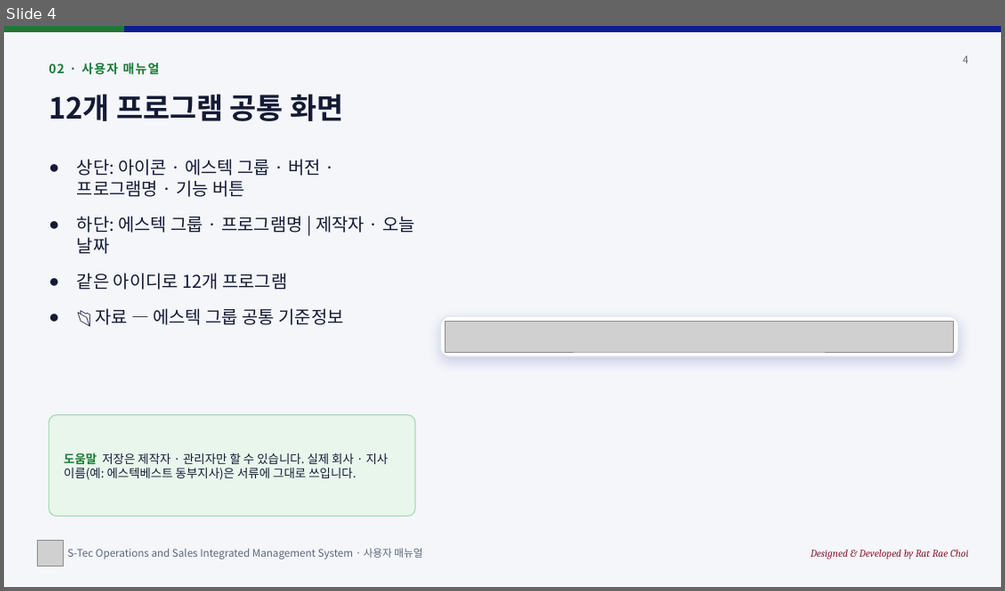
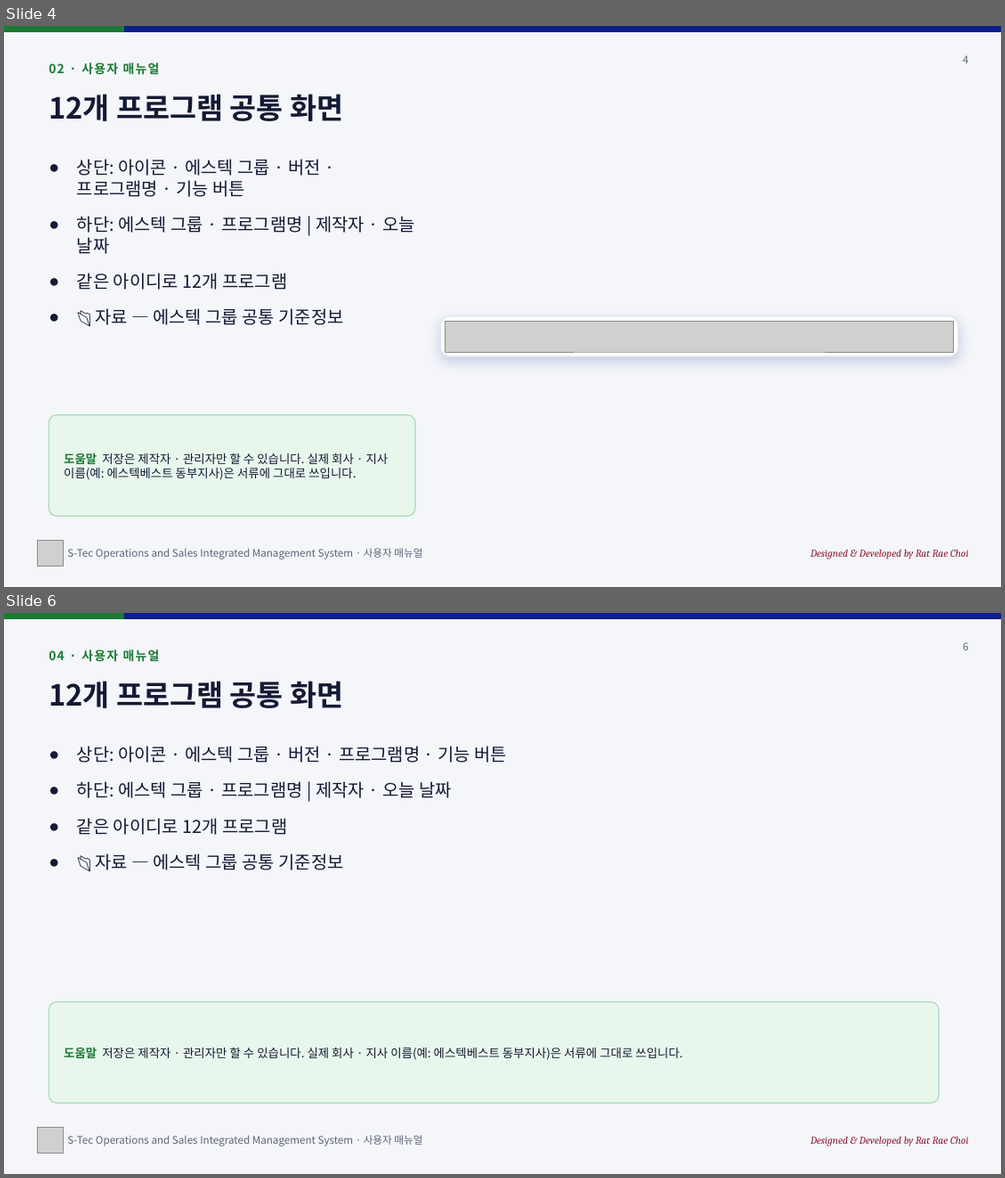
Before and after one commit to sadness500-boop/S-Tec-Operations-and-Sales-Integrated-Management-System, a slide deck: manuals/stec-user-manual.pptx. Shown one above the other, each under a label of ours: slide 4 before the commit, slides 4 and 6 after it; the slides between them are not shown. The pictures are 1005x591 and 1005x1178 pixels, drawn with LibreOffice and Linux fonts; fonts in the diff are those of the drawing; grey boxes stand for pictures. Boxes give left, top, right and bottom in pixels: in the first picture for what was removed or moved away, otherwise in the second. Text is boxed around its words. In the diff, an @@ line names an element or a change of style, - is before the commit and + after.

```diff
--- a/manuals/stec-user-manual.pptx
+++ b/manuals/stec-user-manual.pptx
@@ slide 6 added at (4, 613, 1001, 1174), background #F4F6FA @@
@@ rectangle added at (4, 613, 1001, 619), fill #0B1F8A, outline #0B1F8A 1 pt @@
@@ rectangle added at (4, 613, 123, 619), fill #1B7A34, outline #1B7A34 1 pt @@
@@ text added at (48, 649, 160, 662), 12 pt, text #1B7A34, bold @@
+04 · 사용자 매뉴얼
@@ text added at (963, 642, 968, 650), 10 pt, text #5D6678 @@
+6
@@ text added at (48, 681, 343, 708), 28 pt, text #141A33, bold @@
+12개 프로그램 공통 화면
@@ text added at (77, 746, 508, 870), 17 pt, text #141A33 @@
+● 상단: 아이콘 · 에스텍 그룹 · 버전 · 프로그램명 · 기능 버튼
+● 하단: 에스텍 그룹 · 프로그램명 | 제작자 · 오늘 날짜
+● 같은 아이디로 12개 프로그램
+● 📂 자료 — 에스텍 그룹 공통 기준정보
@@ rounded rectangle added at (48, 1002, 938, 1103), fill #E8F6EC, outline #A8DAB7 1 pt @@
@@ text added at (64, 1046, 682, 1060), 11.5 pt, text #141A33 @@
+도움말 저장은 제작자 · 관리자만 할 수 있습니다. 실제 회사 · 지사 이름(예: 에스텍베스트 동부지사)은 서류에 그대로 쓰입니다.
@@ picture added at (38, 1127, 63, 1153) @@
@@ text added at (67, 1135, 422, 1146), 10 pt, text #5D6678 @@
+S-Tec Operations and Sales Integrated Management System · 사용자 매뉴얼
@@ text added at (810, 1136, 969, 1146), 10 pt, text #8A1C34, italic @@
+Designed & Developed by Rat Rae Choi
```
Also in this commit, not shown: 13 slides changed, 1 other slide added, 4 other files.
